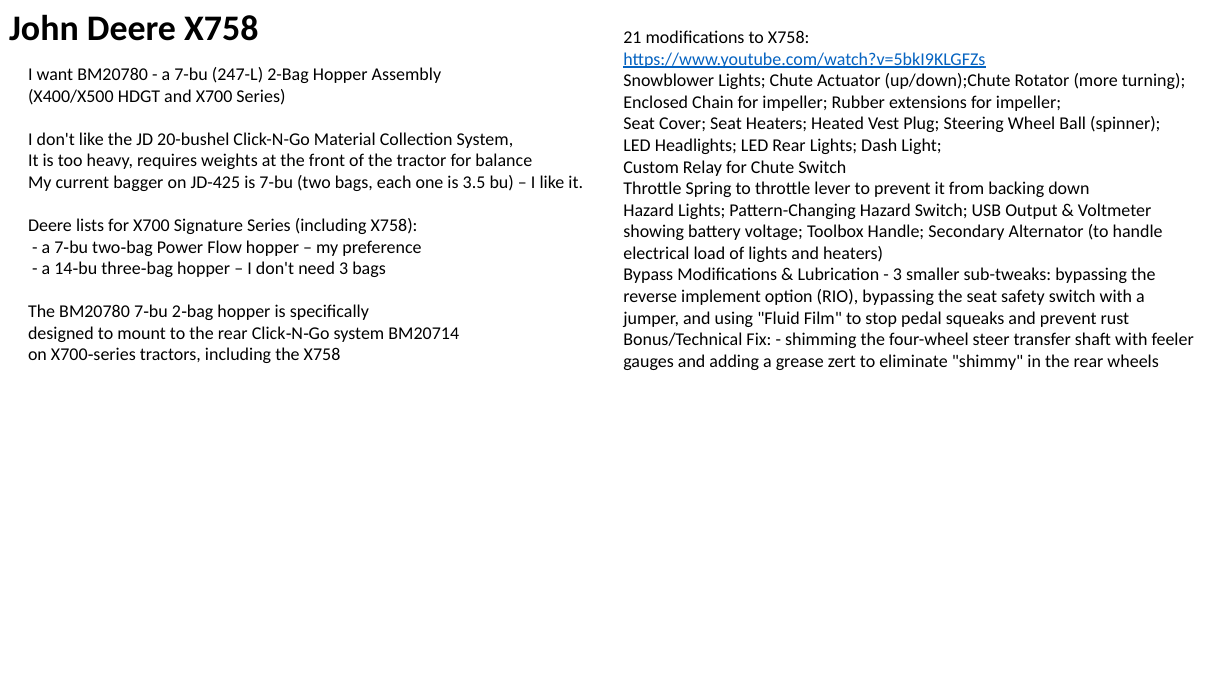
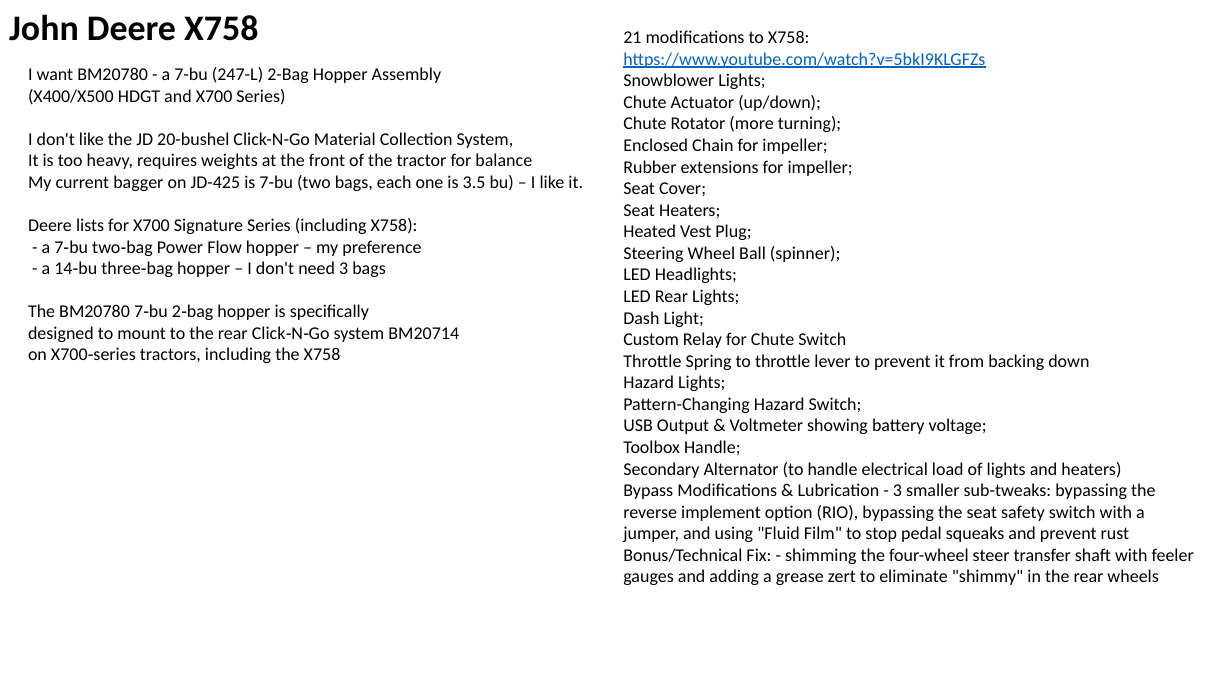
Before and after one commit to lselector/misc_farm, a slide deck: slide 6 of tractor_jd_1025r_X758.pptx. Drawn at 1232x693 pixels with LibreOffice and Linux fonts; fonts in the diff are those of the drawing. Boxes give left, top, right and bottom in pixels: in the first picture for what was removed or moved away, otherwise in the second. Text is boxed around its words. In the diff, an @@ line names an element or a change of style, - is before the commit and + after.

Commit message:
update

```diff
--- a/tractor_jd_1025r_X758.pptx
+++ b/tractor_jd_1025r_X758.pptx
@@ text at bbox=[623, 73, 853, 327]: text changed @@
-Snowblower Lights; Chute Actuator (up/down);Chute Rotator (more turning);
-Enclosed Chain for impeller; Rubber extensions for impeller;
-Seat Cover; Seat Heaters; Heated Vest Plug; Steering Wheel Ball (spinner);
-LED Headlights; LED Rear Lights; Dash Light;
+Snowblower Lights;
+Chute Actuator (up/down);
+Chute Rotator (more turning);
+Enclosed Chain for impeller;
+Rubber extensions for impeller;
+Seat Cover;
+Seat Heaters;
+Heated Vest Plug;
+Steering Wheel Ball (spinner);
+LED Headlights;
+LED Rear Lights;
+Dash Light;
@@ text at bbox=[623, 375, 1121, 478]: text changed @@
-Hazard Lights; Pattern-Changing Hazard Switch; USB Output & Voltmeter showing battery voltage; Toolbox Handle; Secondary Alternator (to handle electrical load of lights and heaters)
+Hazard Lights;
+Pattern-Changing Hazard Switch;
+USB Output & Voltmeter showing battery voltage;
+Toolbox Handle;
+Secondary Alternator (to handle electrical load of lights and heaters)
```
Also in this commit, not shown: 2 slides added.
